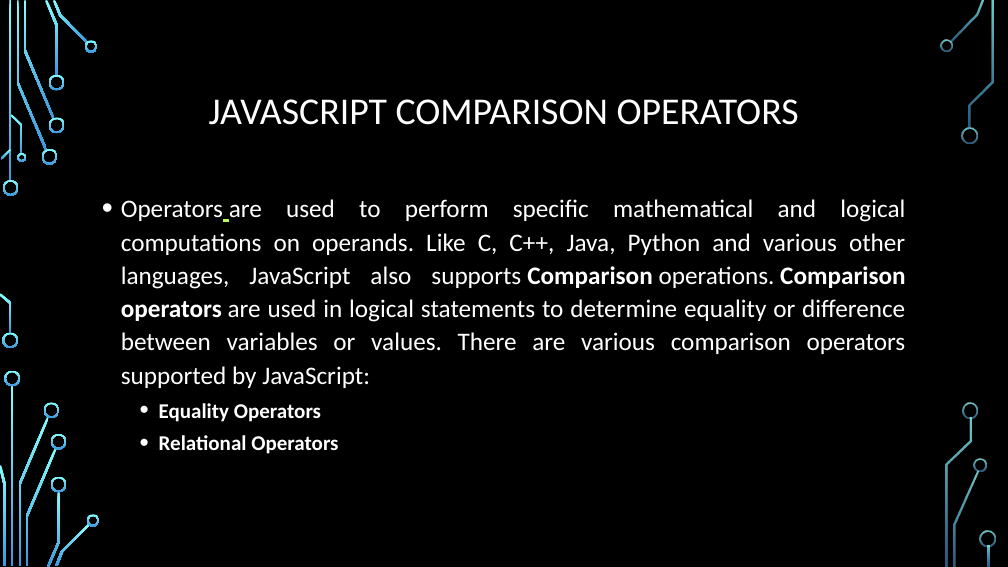
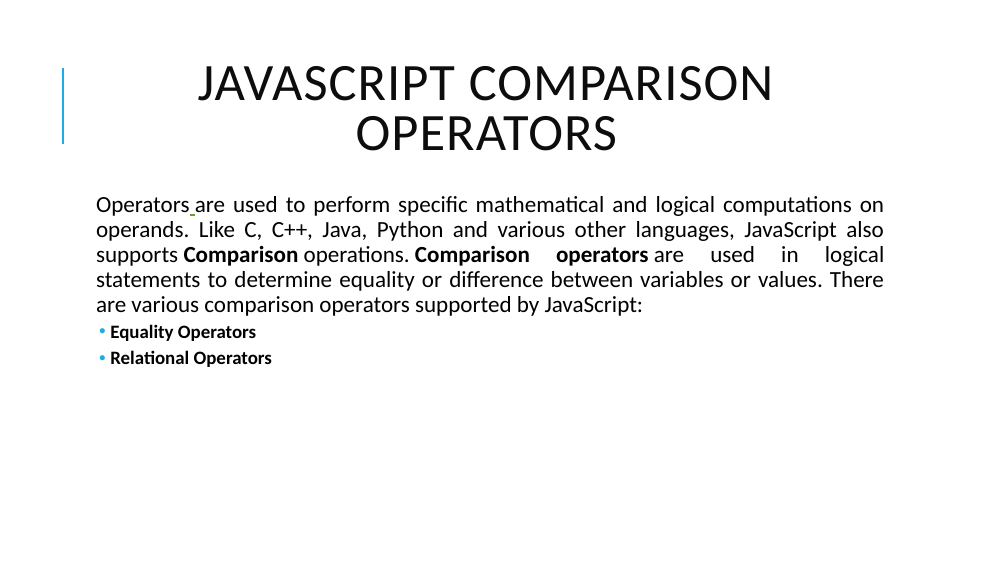
Before and after one commit to PramodJana/JavaScript, a slide deck: slide 2 of GFG JS Course Curriculam/Articles/002 Javascript fundamentals.pptx. Drawn at 1008x567 pixels with LibreOffice and Linux fonts; fonts in the diff are those of the drawing; background and template pictures are left out. Boxes give left, top, right and bottom in pixels: in the first picture for what was removed or moved away, otherwise in the second. Text is boxed around its words. In the diff, an @@ line names an element or a change of style, - is before the commit and + after.

```diff
--- a/GFG JS Course Curriculam/Articles/002 Javascript fundamentals.pptx
+++ b/GFG JS Course Curriculam/Articles/002 Javascript fundamentals.pptx
@@ background picture (left out) to #FFFFFF @@
@@ title "JAVASCRIPT COMPARISON OPERATORS": place and size @@
-title "JAVASCRIPT COMPARISON OPERATORS" at <box>209,99,799,125</box>
+title "JAVASCRIPT COMPARISON OPERATORS" at <box>198,66,774,151</box>
@@ title "JAVASCRIPT COMPARISON OPERATORS" at <box>198,66,774,151</box>: size 36 to 50 pt, text colour #FFFFFF to #0D0D0D, letter spacing 0 to 1 pt; line spacing 0.9 to 0.8 @@
@@ line added from (63, 144) to (63, 68), #1CADE4 1.5 pt @@
@@ text "Operators are used to perform ...": place and size @@
-text "Operators are used to perform ..." at <box>121,199,906,454</box>
+text "Operators are used to perform ..." at <box>96,196,884,367</box>
@@ text "Operators are used to perform ..." at <box>96,196,884,367</box>: size 24 to 22 pt, text colour #FFFFFF to #000000; size 20 to 18 pt in "Equality Operators", "Relational Operators"; bullet • to  ; line spacing 1.1 to 0.9; more space between paragraphs; indent changed @@
@@ group removed at <box>0,0,996,567</box>: 33 freeform shapes, 3 rectangles @@
```
Also in this commit, not shown: 29 other slides changed.
